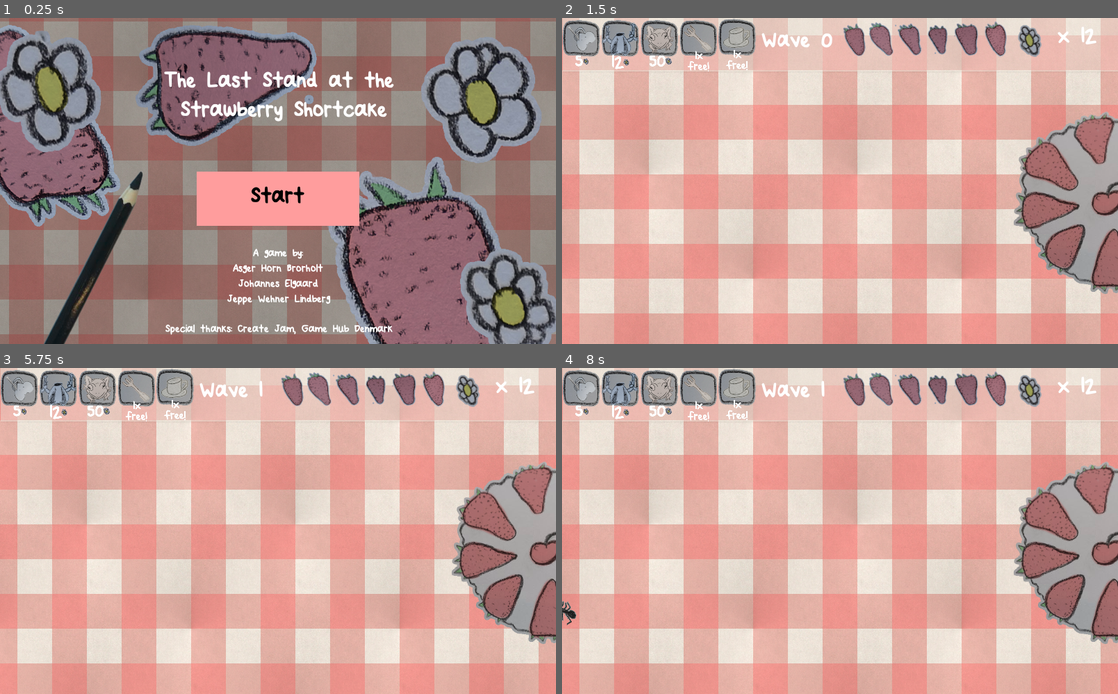
Above: before the commit, frames 1-4 (two rows, left to right).
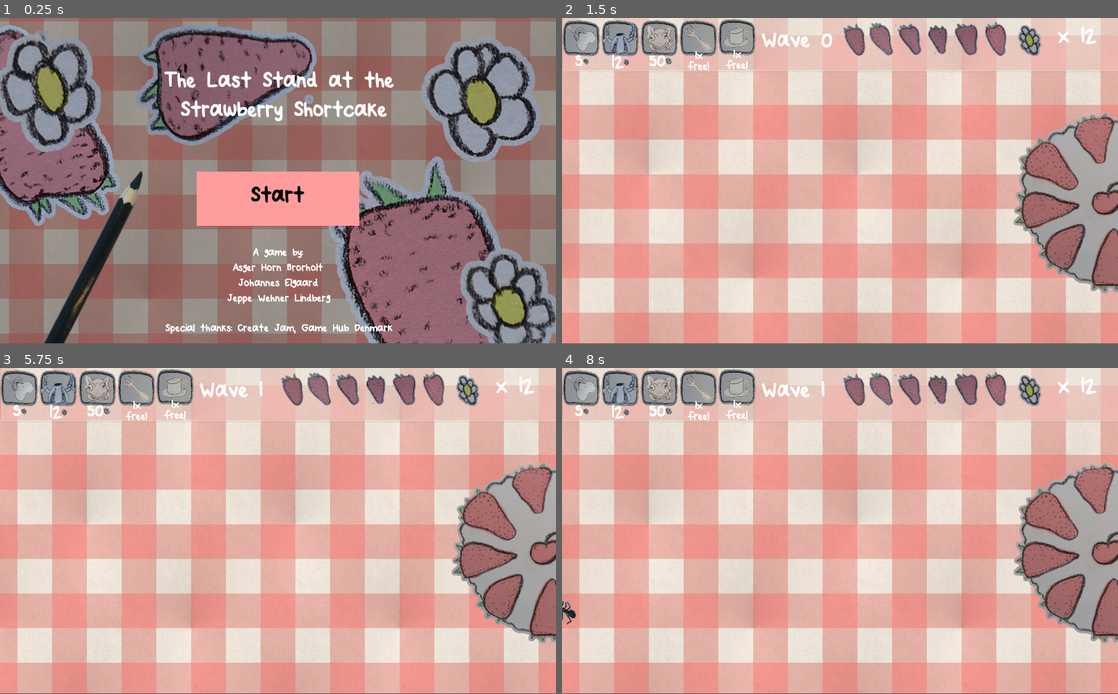
Above: after the commit, the same moments.

Repository: JeppeLindberg/Picnic
Game: Godot game, scene res://Scenes/TitleScreen.tscn
Same seed, same stepped clock (60 frames per second), same inputs: the game is played once before the commit and once after it.
Inputs (mouse positions are in pixels of both pictures, inside the frame that each line leads up to):
- Up to frame 1 (0.25 s): no input
- Up to frame 2 (1.5 s): click "Start" at 0.5 s; tap Enter at 1.25 s; move the mouse to (962, 164) at 1.27 s; click (962, 164) at 1.42 s
- Up to frame 3 (5.75 s): tap Space at 2, 3.5, 5 s; move the mouse to (166, 547) at 2.02 s; click (166, 547) at 2.17 s; tap Enter at 2.75, 4.25 s; move the mouse to (333, 459) at 2.77 s; click (333, 459) at 2.92 s; move the mouse to (250, 596) at 3.52 s; click (250, 596) at 3.67 s; move the mouse to (444, 579) at 4.27 s; click (444, 579) at 4.42 s; move the mouse to (111, 482) at 5.02 s; click (111, 482) at 5.17 s
- Up to frame 4 (8 s): move the mouse to (867, 531) at 5.77 s; click (867, 531) at 5.92 s; move the mouse to (756, 449) at 6.52 s; click (756, 449) at 6.67 s; move the mouse to (962, 514) at 7.27 s; click (962, 514) at 7.42 s
In our replay, the window is 800x469 before the commit and 800x468 after it. These sizes can differ from the game's own. Grey fills any space a smaller window leaves; there, only what the larger window draws over its background counts as a difference.

The runs differ from the first frame. In frame 1, 2.7% of the frame differs, in the area x 0-100%, y 20-100%; in frame 2, 1.0%; in frame 3, 1.0%; in frame 4, 1.1%.

Commit message:
keep aspect, not just width

Diff:
--- a/project.godot
+++ b/project.godot
@@ -17,12 +17,13 @@
 [display]
 
 window/stretch/mode="2d"
-window/stretch/aspect="keep_width"
+window/stretch/aspect="keep"
 
 [global]
 
 background=false
 color=false
+stre=false
 
 [physics]
 
